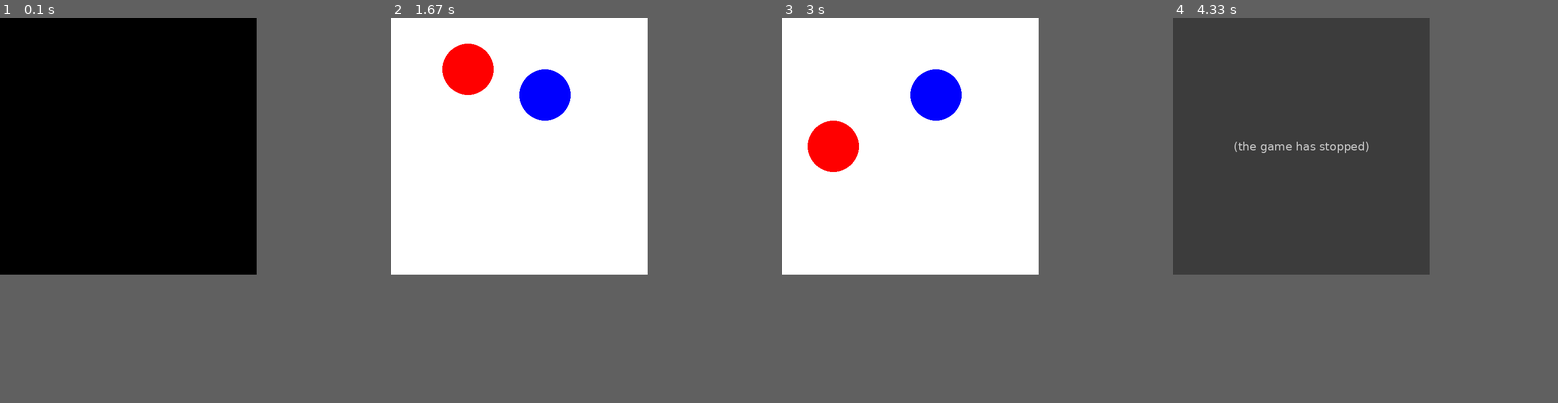
Above: before the commit, frames 1-4 (left to right).
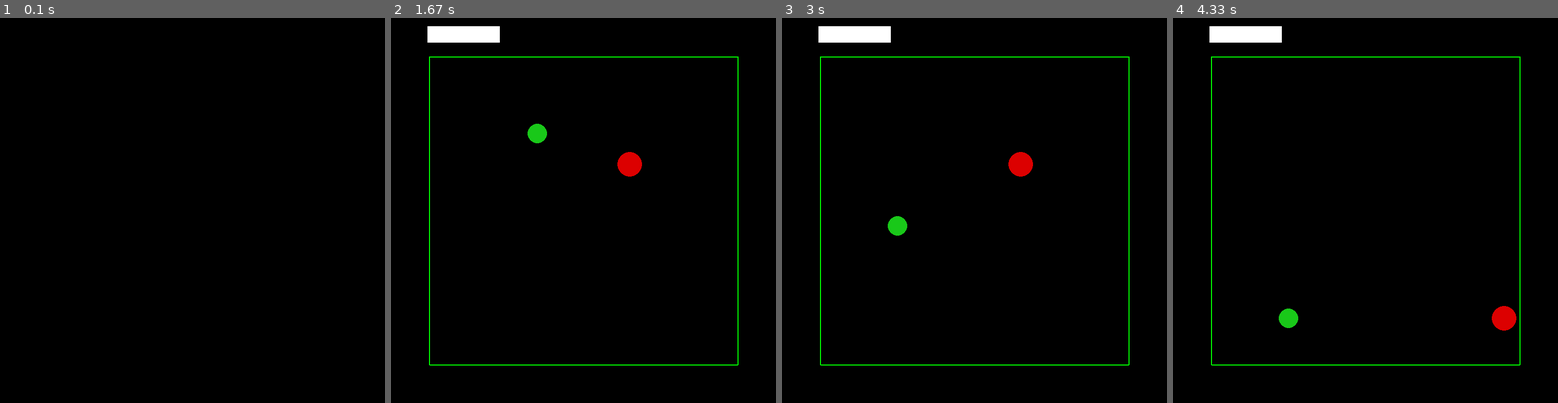
Above: after the commit, the same moments.

Repository: jangui/NEAT-Snake
Game: pygame game, started from pygame/main.py
Same seed, same stepped clock (60 frames per second), same inputs: the game is played once before the commit and once after it.
Inputs:
- Up to frame 1 (0.1 s): no input
- Up to frame 2 (1.67 s): hold Up 0.83-1.3 s; hold Right from 1.33 s (still down)
- Up to frame 3 (3 s): release Right at 1.8 s; hold Left 1.83-2.37 s; hold Down 2.4-2.93 s; hold Left from 2.97 s (still down)
- Up to frame 4 (4.33 s): release Left at 3.52 s; hold Up 3.55-4.1 s; hold Right from 4.13 s (still down)
The window is 500x500 before the commit and 750x750 after it. Grey fills any space a smaller window leaves; there, only what the larger window draws over its background counts as a difference.

The runs differ from the first frame. In frame 1, only the window size differs. In frame 2, 44% of the frame differs, in the area x 0-91%, y 0-91%; in frame 3, 44%; in frame 4, 46%.
Before the commit the program exited at 3.6 s; later frames show no game.

Commit message:
improved ui

Diff:
--- a/pygame/Game.py
+++ b/pygame/Game.py
@@ -9,11 +9,15 @@
 
     def __init__(self, game_dimensions: (int, int)):
         """ init for snake game """
-        self.background_color = (255,255,255)
+        self.background_color = (0,0,0)
         self.game_dimensions = game_dimensions
-        self.done = False
-        self.food_color = (0,0,255)
-        self.snake_color = (255,0,0)
+        self.food_color = (220,0,0)
+        self.snake_color = (0,250,0)
+        self.snake_head_color = (25, 200, 25)
+        self.border_color = (0,255,0)
+        self.border_width = 2
+        self.font = pygame.font.Font('freesansbold.ttf', 32)
+        self.font_color = (220, 0, 0)
         self.reset()
 
     def reset(self):
@@ -34,7 +38,6 @@
 
         # check wall collisions
         direction = self.snake.direction
-        print(direction)
         match direction:
             case Direction.LEFT:
                 snake_head_x -= 1
@@ -69,7 +72,6 @@
         ate_food = False
         if head_position == 1:
             ate_food = True
-            self.place_food()
             self.points += 1
 
         # move snake
@@ -81,6 +83,7 @@
         # move snake tail
         if ate_food:
             self.board[snake_tail_y][snake_tail_x] = -1
+            self.place_food()
         else:
             self.board[snake_tail_y][snake_tail_x] = 0
 
@@ -122,17 +125,63 @@
         # fill background
         screen.fill(self.background_color)
 
+        # displaying parameters
+        row_width =  (screen_width // rows) * 0.8
+        col_width = (screen_height // cols) * 0.8
+        x_margin = screen_width * 0.14
+        y_margin = screen_height * 0.14
+        screen_width = screen_width - x_margin * 2
+        screen_height = screen_height - y_margin * 2
+
+        # draw points to screen
+        text = self.font.render(f'Points: {self.points}', True, self.font_color)
+        textRect = text.get_rect()
+        textRect.center = (textRect.width, textRect.height)
+        screen.blit(text, textRect)
+
         # draw appropriate object in each game cell
         for row in range(rows):
-            row_width = screen_width // rows
-            x = row_width * row
+            y = (row_width * row) + y_margin
             for col in range(cols):
-                col_width = screen_height // cols
-                y = col_width * col
+                x = (col_width * col) + x_margin
 
                 # draw object for current cell
-                current_cell = self.board[col][row]
-                if current_cell == -1:
-                    pygame.draw.circle(screen, self.snake.color, (x, y), row_width)
-                elif current_cell == 1:
-                    pygame.draw.circle(screen, self.food_color, (x, y), row_width)
+                current_cell = self.board[row][col]
+                if current_cell == -1: # draw snake
+                    snake_radius_size = col_width // 4
+                    snake_head_x, snake_head_y = self.snake.body[0]
+                    snake_color = self.snake_color
+                    if snake_head_x == col and snake_head_y == row:
+                        snake_radius_size *= 1.3
+                        snake_color = self.snake_head_color
+                    pygame.draw.circle(screen, snake_color, (x, y), snake_radius_size)
+
+                elif current_cell == 1: # draw food
+                    food_radius_size = col_width // 2.5
+                    pygame.draw.circle(screen, self.food_color, (x, y), food_radius_size)
+
+                # draw border
+                if col == 0:
+                    x1 = (x - col_width // 2) - self.border_width // 2
+                    x2 = (x - col_width // 2) - self.border_width // 2
+                    y1 = y - row_width // 2
+                    y2 = y + row_width // 2
+                    pygame.draw.line(screen, self.border_color, (x1, y1), (x2, y2), self.border_width)
+                elif col == self.game_dimensions[1]-1:
+                    x1 = x + col_width // 2
+                    x2 = x + col_width // 2
+                    y1 = y - row_width // 2
+                    y2 = y + row_width // 2
+                    pygame.draw.line(screen, self.border_color, (x1, y1), (x2, y2), self.border_width)
+                if row == 0:
+                    x1 = x - col_width // 2
+                    x2 = x + col_width // 2
+                    y1 = y - row_width // 2
+                    y2 = y - row_width // 2
+                    pygame.draw.line(screen, self.border_color, (x1, y1), (x2, y2), self.border_width)
+                elif row == self.game_dimensions[0]-1:
+                    x1 = x - col_width // 2
+                    x2 = x + col_width // 2
+                    y1 = y + row_width // 2
+                    y2 = y + row_width // 2
+                    pygame.draw.line(screen, self.border_color, (x1, y1), (x2, y2), self.border_width)
--- a/pygame/main.py
+++ b/pygame/main.py
@@ -7,7 +7,9 @@
     # init pygame
     pygame.init()
 
-    screen_dimensions = (500, 500)
+    font = pygame.font.Font('freesansbold.ttf', 32)
+
+    screen_dimensions = (750, 750)
     main_screen = pygame.display.set_mode(screen_dimensions)
 
     game_dimensions = (10, 10)
@@ -39,6 +41,14 @@
         # render to screen
         game.render(main_screen)
 
+        # draw points to screen
+        font_color = (220, 0, 0)
+        text = font.render(f'Points: {game.points}', True, font_color, game.background_color)
+        textRect = text.get_rect()
+        textRect.center = (textRect.width, textRect.height)
+        main_screen.blit(text, textRect)
+        pygame.draw.rect(main_screen, (255,255,255), textRect)
+
         # update display
         pygame.display.flip()
 
@@ -47,7 +57,6 @@
         # check if game over
         if game.done:
             game.reset()
-            running = False
 
     pygame.quit()
 
